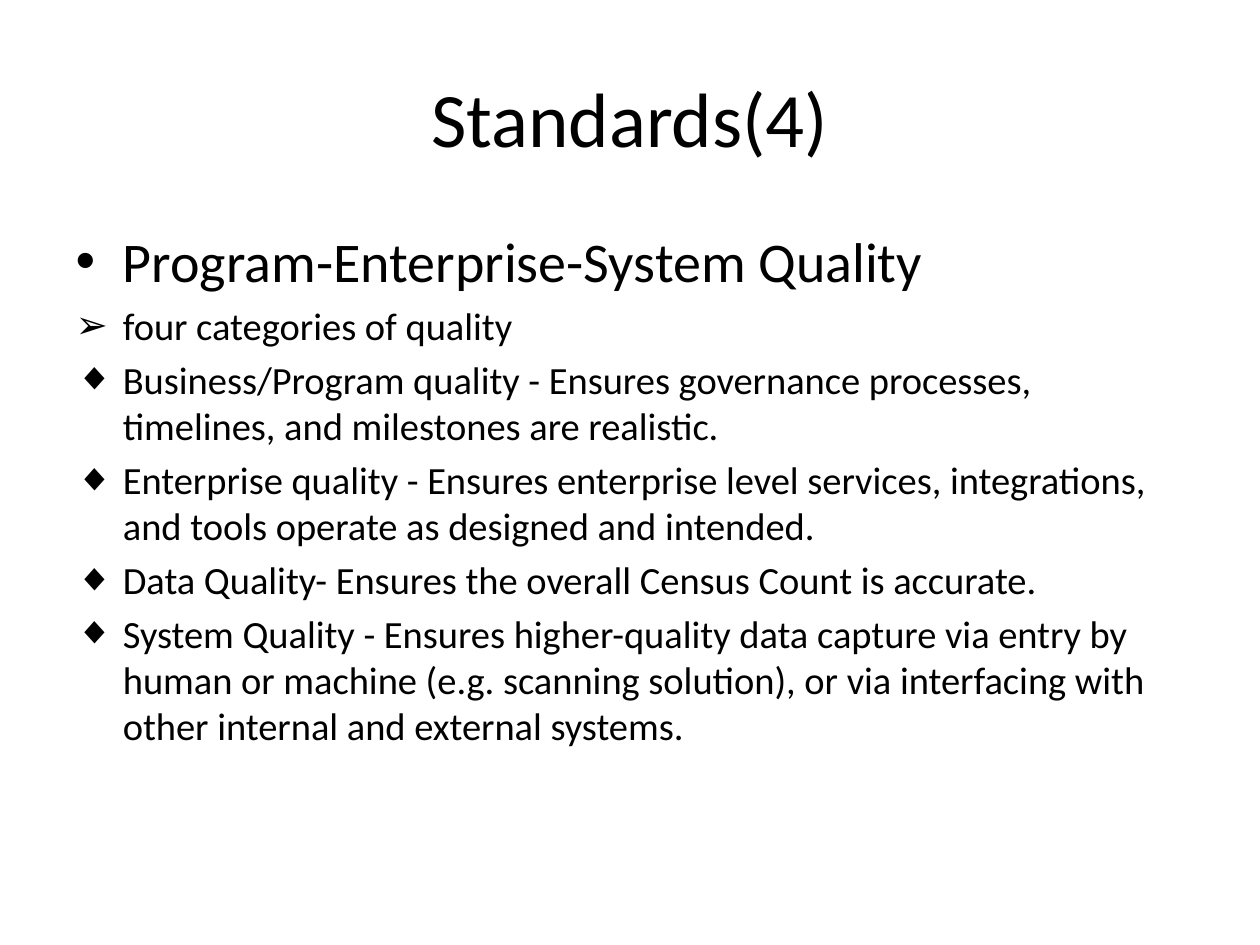
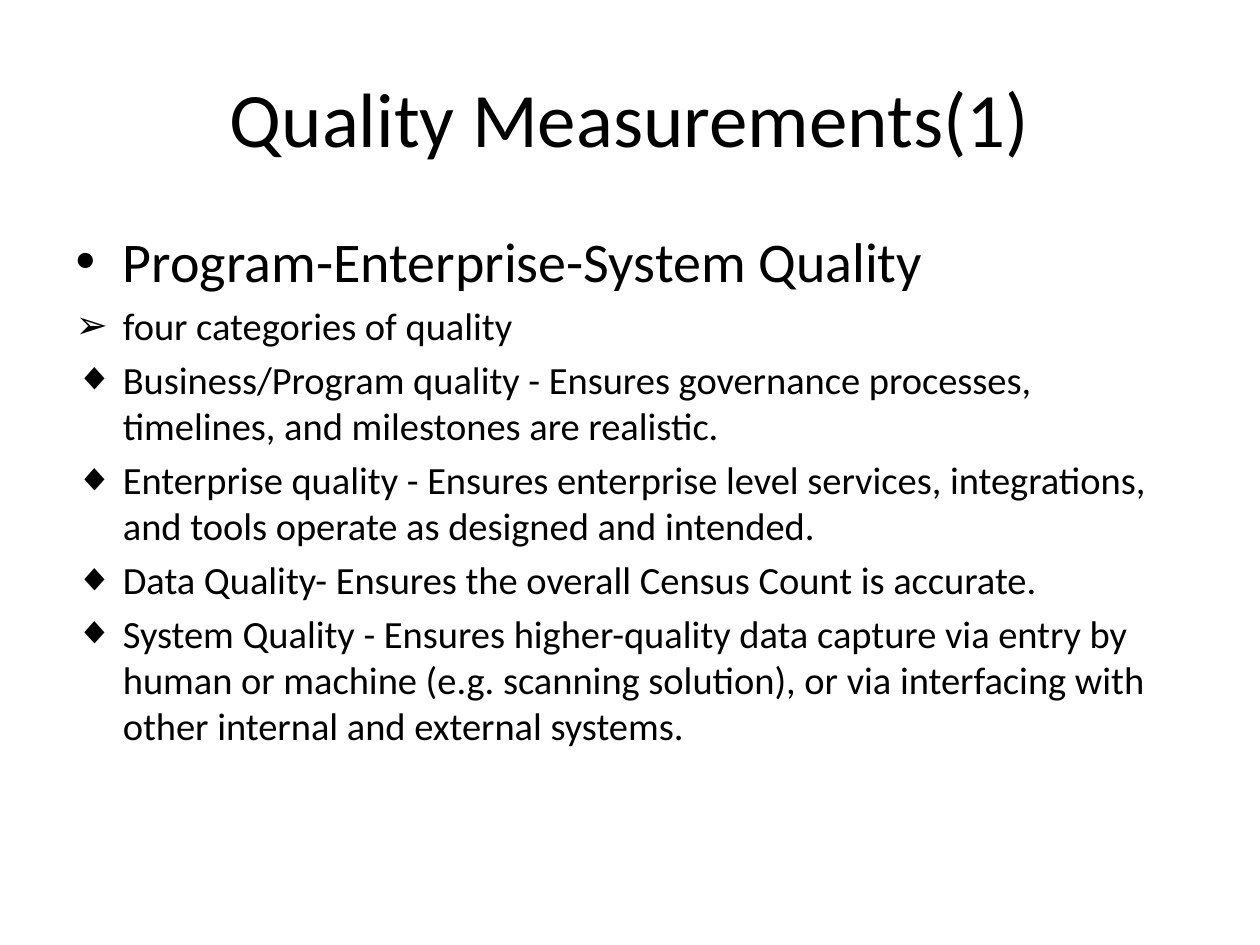
Before and after one commit to J2EEBeliever/INFS-774-LFreeman-JWang-NVilailack, a slide deck: slide 6 of INFS 774 Junxiang Technical Architecture.pptx. Drawn at 1260x945 pixels with LibreOffice and Linux fonts; fonts in the diff are those of the drawing; background and template pictures are left out. Boxes give left, top, right and bottom in pixels: in the first picture for what was removed or moved away, otherwise in the second. Text is boxed around its words. In the diff, an @@ line names an element or a change of style, - is before the commit and + after.

```diff
--- a/INFS 774 Junxiang Technical Architecture.pptx
+++ b/INFS 774 Junxiang Technical Architecture.pptx
@@ title at (x1=230, y1=91, x2=1029, y2=160): text changed @@
-Standards(4)
+Quality Measurements(1)
```
Also in this commit, not shown: 10 other slides changed.
